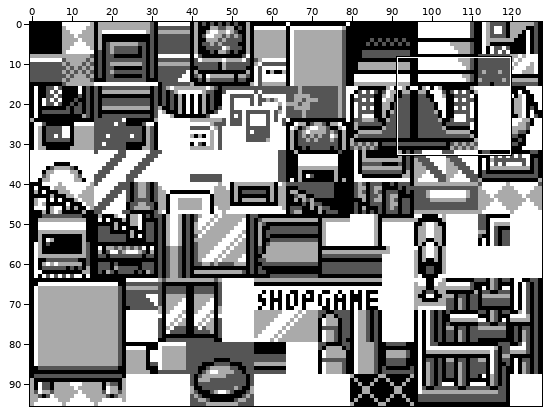
A sprite sheet gets an edit: gfx/tilesets/gate.png. Above: a wide view before the commit, with the close-up outlined.
Close-up. Old version:
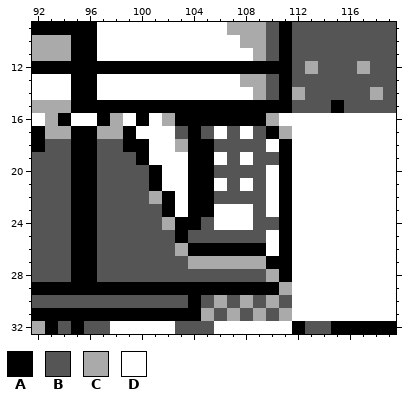
The file is 128x96 pixels. Shown: x 92..119, y 9..32.
Palette (. is transparent): A #000000  B #555555  C #aaaaaa  D #ffffff
Pixels before, first column x 92:
 9 AAAAADDDDDDDDDDCCCBABBBBBBBB
10 CCCAADDDDDDDDDDDCCBABBBBBBBB
11 CCCAADDDDDDDDDDDDCBABBBBBBBB
12 AAAAAAAAAAAAAAAAAAAABCBBBCBB
13 DDDAADDDDDDDDDDDCCBABBBBBBBB
14 DDDAADDDDDDDDDDDDCBACBBBBBCB
15 CCCAAAAAAAAAAAAAAAAABBBABBBB
16 DCADDACDADCAAAAAAACDDDDDDDDD
17 ACCAACCADDDBABDBDBACDDDDDDDD
18 ABBAABBAADDCAABBBBDADDDDDDDD
19 BBBAABBBADDDAADBDBBADDDDDDDD
20 BBBAABBBBADDAABBBBDADDDDDDDD
21 BBBAABBBBADDAADBDBDADDDDDDDD
22 BBBAABBBBCADAABBBBDADDDDDDDD
23 BBBAABBBBBADAADDDBDADDDDDDDD
24 BBBAABBBBBCAABDDDBBADDDDDDDD
25 BBBAABBBBBBABBBBBBDADDDDDDDD
26 BBBAABBBBBBCAAAAAADADDDDDDDD
27 BBBAABBBBBBBCCCCCCAADDDDDDDD
28 BBBAABBBBBBBBBBBBBCADDDDDDDD
29 AAAAAAAAAAAAAAAAAAACDDDDDDDD
30 BBBBBBBBBBBBABCBCBCBDDDDDDDD
31 AAAAAAAAAAAAACBCBCBCDDDDDDDD
32 CABABBDDDDDBBBDDDDDDABBAAAAA
And afterwards:
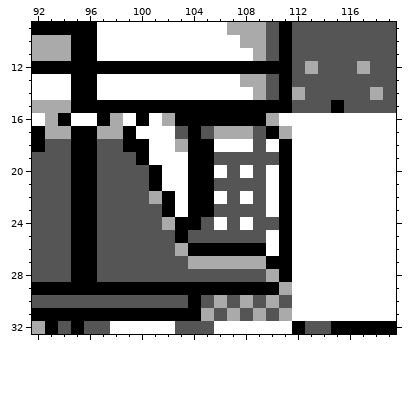
Author's note on the commit: Update Gate Tileset Mirror controls on the blue battle terminal in the Colosseum.
Changes in this commit:
Changed rows in their new state; - is an unchanged pixel.
first column x 106:
17 CCC
18 DDD
19 B-B
20 D-D
21 B-B
22 D-D
23 BBB
24 -B-
